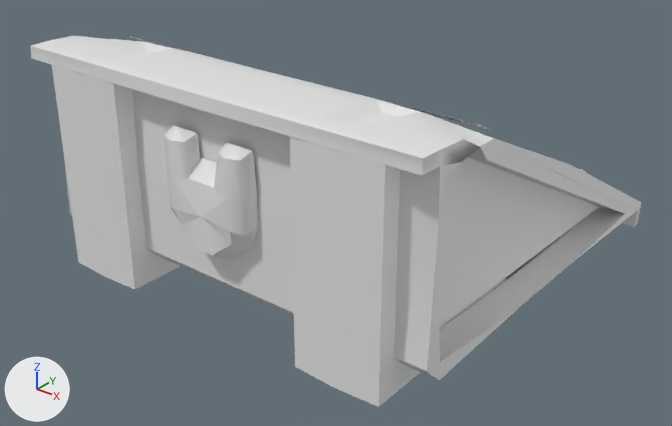
The FBX model src/addons/no_mans_sky_base_builder/models/corvette/B_STR_AA_S.fbx as it was, and as the next commit left it.
Before and after are seen from a camera (50 mm lens) standing at (7.24, -9.57, 6.22) and looking at (-0.57, 0.19, 0.17). The lights are fixed; the arrows at lower left show +X, +Y and +Z. The picture after the commit comes second. Vertices at exactly the same position are counted once.

Names of what the first picture shows: 'B_STR_AA_S'.
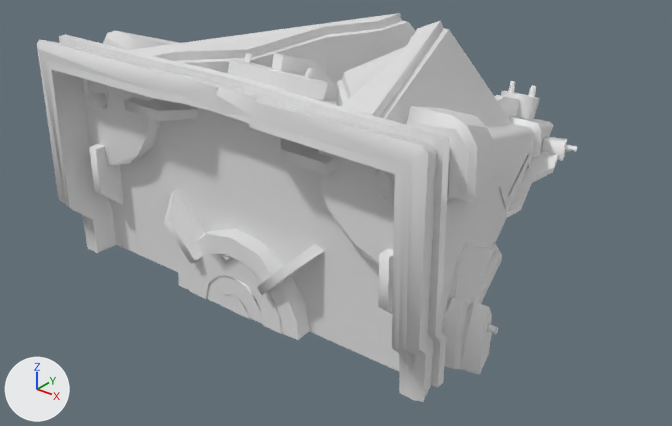
Diff of the bpy script that builds the scene:
```diff
--- a/src/addons/no_mans_sky_base_builder/models/corvette/B_STR_AA_S.fbx.py
+++ b/src/addons/no_mans_sky_base_builder/models/corvette/B_STR_AA_S.fbx.py
@@ me_b_str_aa_smesh @@
 # used by ob_b_str_aa_s; location = (0.0, 0.0, 0.0); rotation_euler = (1.571, 0.0, 0.0), in degrees (90, 0, 0)
-me_b_str_aa_smesh.from_pydata(...)  # 386 vertices, 664 faces; spans x -3.0..3.0, y 0.0..3.0, z -3.14..3.0
+me_b_str_aa_smesh.from_pydata(...)  # 1293 vertices, 1896 faces; spans x -3.15..3.16, y 0.0..3.11, z -2.94..6.01
+# me_b_str_aa_smesh part 1: the loose piece of 284 vertices spanning x -3.0..3.0, y 0.0..3.0, z -3.14..3.0 is rebuilt with 130 vertices and now spans x -2.97..2.97, y 0.0..3.07, z -2.94..6.01
+# me_b_str_aa_smesh part 2: the loose piece of 47 vertices spanning x -0.68..0.68, y 0.89..2.47, z 2.75..3.0 is deleted
+# me_b_str_aa_smesh part 3: 1105 vertices added at x -3.15..3.16, y 0.0..3.11, z -2.68..4.82
+# other edits to the shape of me_b_str_aa_smesh do not show in these pictures
@@ ob_b_str_aa_s @@
 ob_b_str_aa_s.location = (0.0, 0.0, 0.0)
-ob_b_str_aa_s.rotation_euler = (1.571, 0.0, 0.0)  # degrees (90, 0, 0)
+ob_b_str_aa_s.rotation_euler = (1.571, 0.0, -3.142)  # degrees (90, 0, -180)
```

Boxes [x1, y1, x2, y2] around the edits, measured in the pictures (672 x 426 px):
'B_STR_AA_S', reshaped, turned: before [30, 36, 641, 407]; after [37, 13, 577, 402]
part 1 of me_b_str_aa_smesh, rebuilt (15% narrower): before [30, 36, 641, 407]; after [37, 39, 554, 402]
part 2 of me_b_str_aa_smesh, deleted: before [164, 125, 258, 260]
part 3 of me_b_str_aa_smesh, added: after [59, 13, 577, 388]
